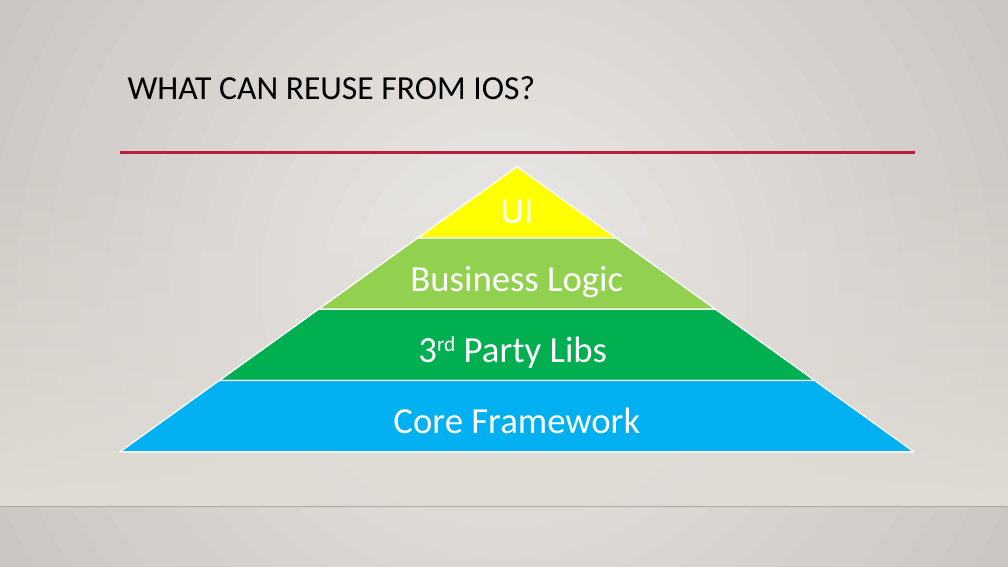
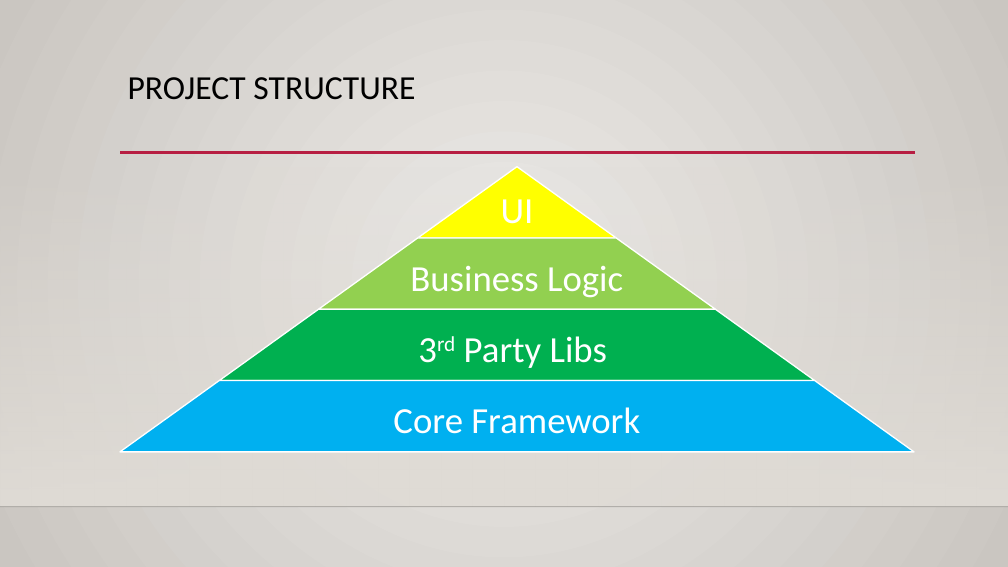
Before and after one commit to ThanhTurin/iOS-meetup-sg, a slide deck: slide 13 of Presentation.pptx. Drawn at 1008x567 pixels with LibreOffice and Linux fonts; fonts in the diff are those of the drawing; background and template pictures are left out. Boxes give left, top, right and bottom in pixels: in the first picture for what was removed or moved away, otherwise in the second. Text is boxed around its words. In the diff, an @@ line names an element or a change of style, - is before the commit and + after.

```diff
--- a/Presentation.pptx
+++ b/Presentation.pptx
@@ title at [128,77,415,100]: text changed @@
-WHAT CAN REUSE FROM IOS?
+PROJECT STRUCTURE
```
Also in this commit, not shown: 4 other slides changed, 4 slides added, 4 slides removed.
